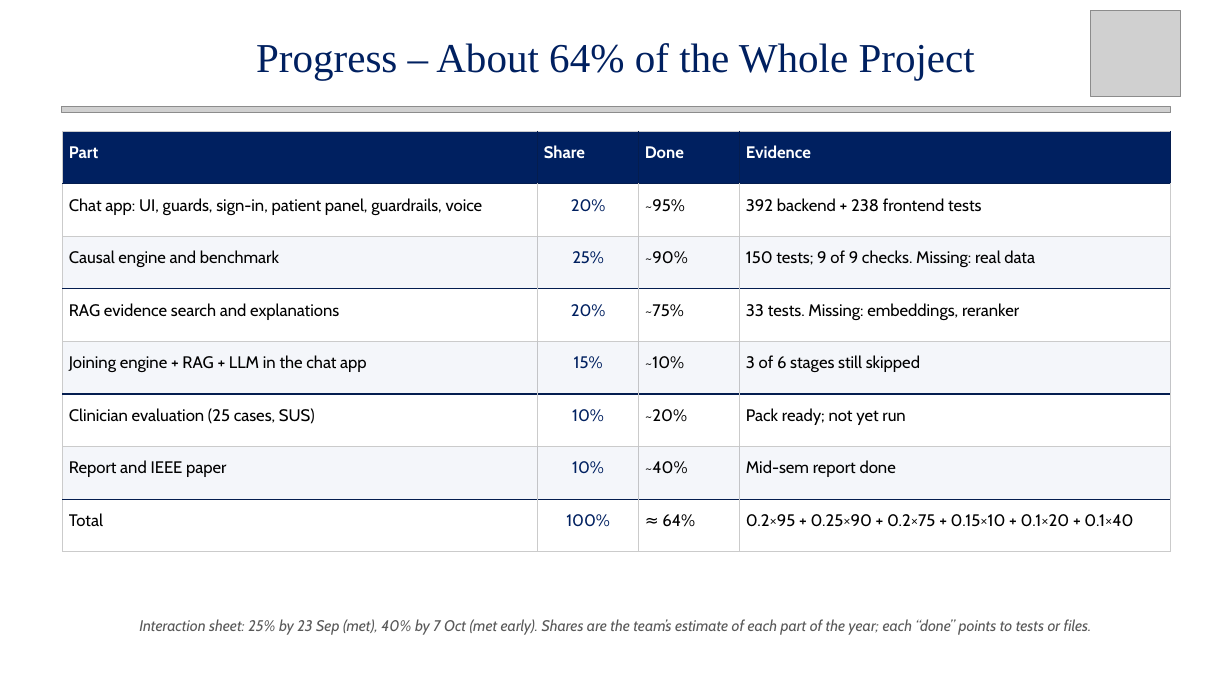
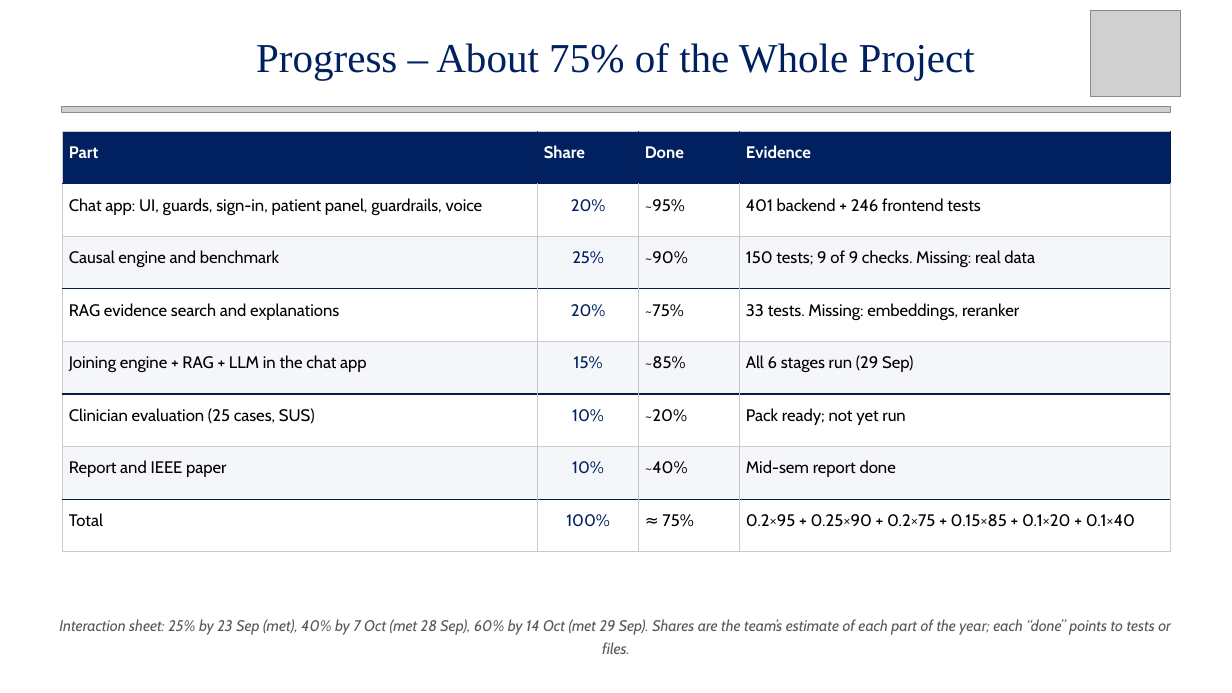
Before and after one commit to Rhian-Roy/DiaCausal-CDSS, a slide deck: slide 32 of docs/midsem/Intelligent_Diabetes_CDSS_MidSem_updated.pptx (slide 31 before the commit). Drawn at 1232x693 pixels with LibreOffice and Linux fonts; fonts in the diff are those of the drawing; grey boxes stand for pictures. Boxes give left, top, right and bottom in pixels: in the first picture for what was removed or moved away, otherwise in the second. Text is boxed around its words. In the diff, an @@ line names an element or a change of style, - is before the commit and + after.

```diff
--- a/docs/midsem/Intelligent_Diabetes_CDSS_MidSem_updated.pptx
+++ b/docs/midsem/Intelligent_Diabetes_CDSS_MidSem_updated.pptx
@@ text at (256,43,975,80): text changed @@
-Progress – About 64% of the Whole Project
+Progress – About 75% of the Whole Project
@@ table at (63,131,1170,552) @@
-row 2, column 4: 392 backend + 238 frontend tests
+row 2, column 4: 401 backend + 246 frontend tests
-row 5, column 3: ~10%
+row 5, column 3: ~85%
-row 5, column 4: 3 of 6 stages still skipped
+row 5, column 4: All 6 stages run (29 Sep)
-row 8, column 3: ≈ 64%
+row 8, column 3: ≈ 75%
-row 8, column 4: 0.2×95 + 0.25×90 + 0.2×75 + 0.15×10 + 0.1×20 + 0.1×40
+row 8, column 4: 0.2×95 + 0.25×90 + 0.2×75 + 0.15×85 + 0.1×20 + 0.1×40
@@ text at (59,619,1171,635): text changed @@
-Interaction sheet: 25% by 23 Sep (met), 40% by 7 Oct (met early). Shares are the team’s estimate of each part of the year; each “done” points to tests or files.
+Interaction sheet: 25% by 23 Sep (met), 40% by 7 Oct (met 28 Sep), 60% by 14 Oct (met 29 Sep). Shares are the team’s estimate of each part of the year; each “done” points to tests or files.
```
Also in this commit, not shown: 9 other slides changed, 1 slide added, 21 other files.
